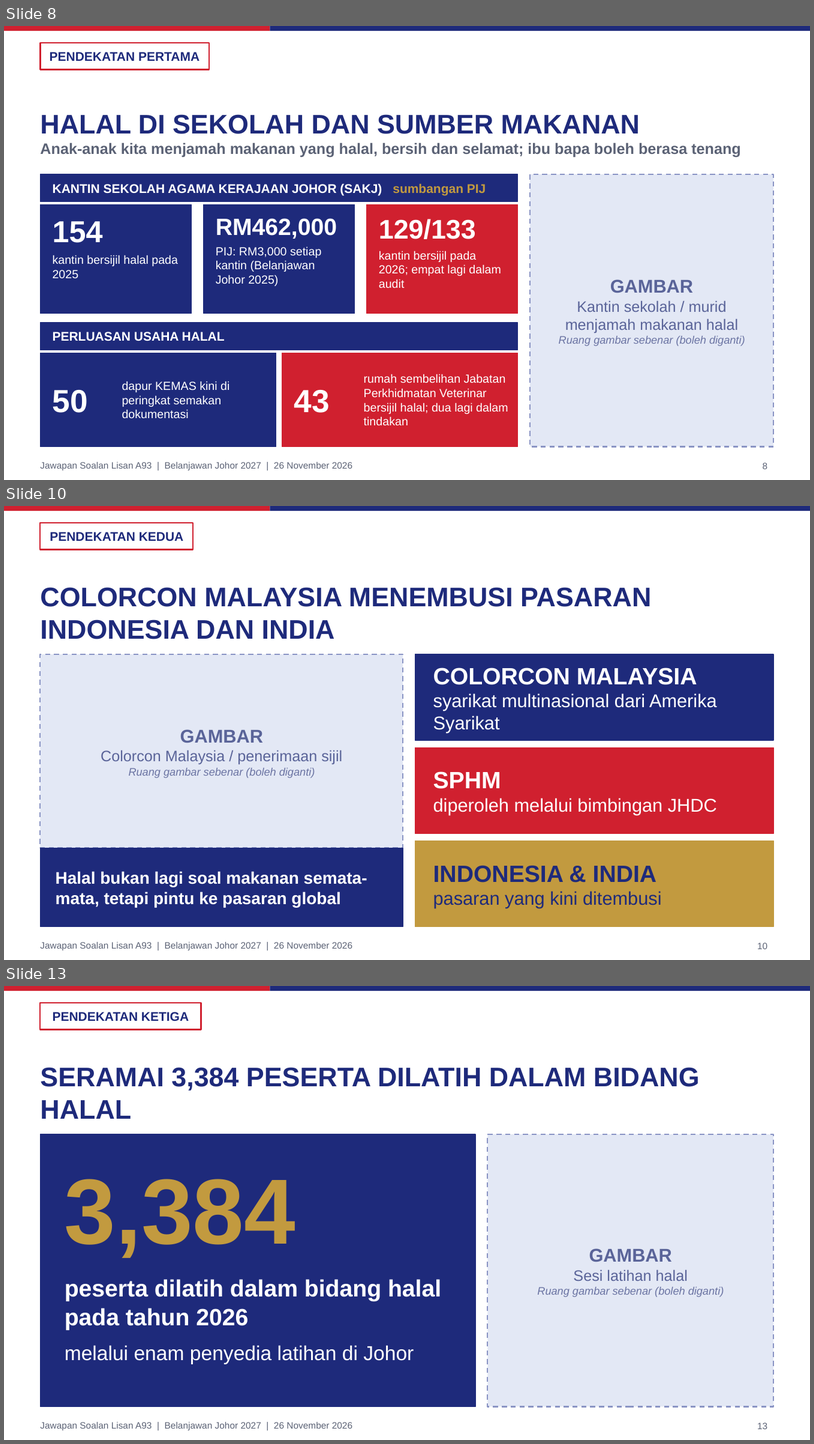
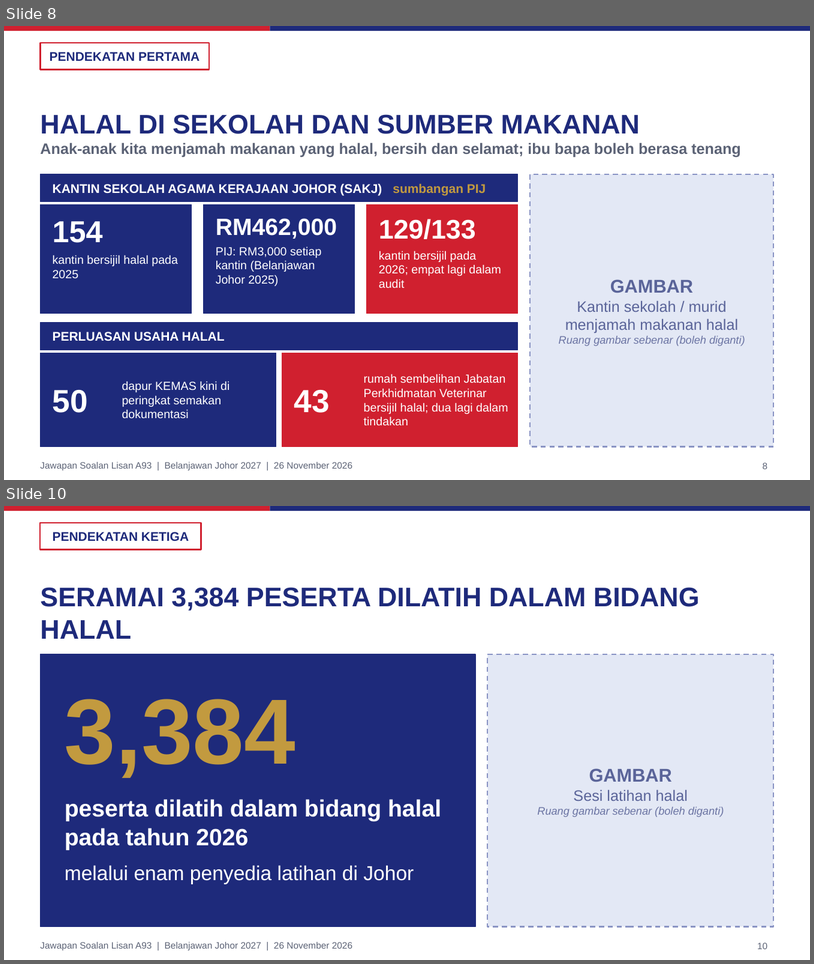
Before and after one commit to nawaljoe/Nawal, a slide deck: slides/A93_Halal_Johor_16x9.pptx. Shown one above the other, each under a label of ours: slides 8, 10 and 13 before the commit, slides 8 and 10 after it; the slides between them are not shown. The pictures are 814x1444 and 814x964 pixels, drawn with LibreOffice and Linux fonts; fonts in the diff are those of the drawing; background and template pictures are left out. Boxes give left, top, right and bottom in pixels: in the first picture for what was removed or moved away, otherwise in the second. Text is boxed around its words. In the diff, an @@ line names an element or a change of style, - is before the commit and + after.

```diff
--- a/slides/A93_Halal_Johor_16x9.pptx
+++ b/slides/A93_Halal_Johor_16x9.pptx
@@ slide 10 removed at (4, 506, 810, 960), background #FFFFFF; not listed: 3 template elements that a slide beside it also shows @@
@@ rectangle removed at (40, 523, 194, 550) @@
@@ text removed at (50, 532, 184, 541) @@
-PENDEKATAN KEDUA
@@ title removed at (40, 587, 651, 639) @@
-COLORCON MALAYSIA MENEMBUSI PASARAN INDONESIA DAN INDIA
@@ rectangle removed at (40, 654, 403, 848) @@
@@ rectangle removed at (416, 654, 774, 740) @@
@@ text removed at (434, 667, 717, 733) @@
-COLORCON MALAYSIA
-syarikat multinasional dari Amerika Syarikat
@@ text removed at (101, 729, 342, 778) @@
-GAMBAR
-Colorcon Malaysia / penerimaan sijil
-Ruang gambar sebenar (boleh diganti)
@@ rectangle removed at (416, 747, 774, 833) @@
@@ text removed at (434, 771, 717, 815) @@
-SPHM
-diperoleh melalui bimbingan JHDC
@@ rectangle removed at (416, 841, 774, 927) @@
@@ rectangle removed at (40, 848, 403, 927) @@
@@ text removed at (434, 865, 662, 908) @@
-INDONESIA & INDIA
-pasaran yang kini ditembusi
@@ text removed at (56, 871, 368, 907) @@
-Halal bukan lagi soal makanan semata-mata, tetapi pintu ke pasaran global
@@ page number removed at (758, 942, 768, 949) @@
-10
@@ what was slide 13 is now slide 10 @@
@@ page number at (758, 942, 768, 949): text changed @@
-13
+10
```
Also in this commit, not shown: 1 slide added, 3 other slides removed, 4 other files.
